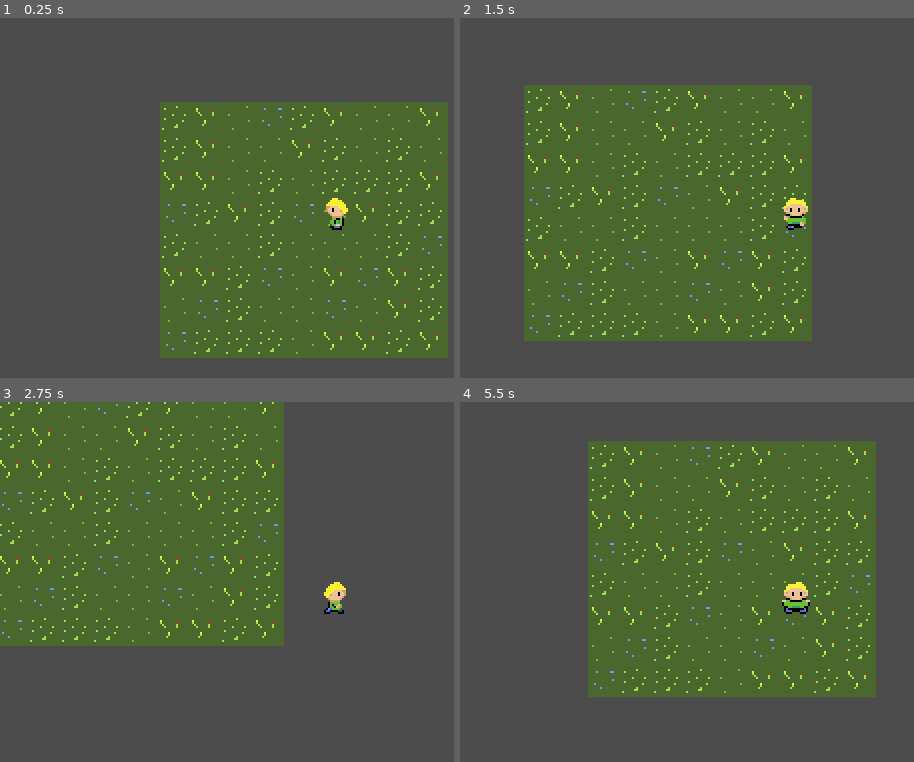
Above: before the commit, frames 1-4 (two rows, left to right).
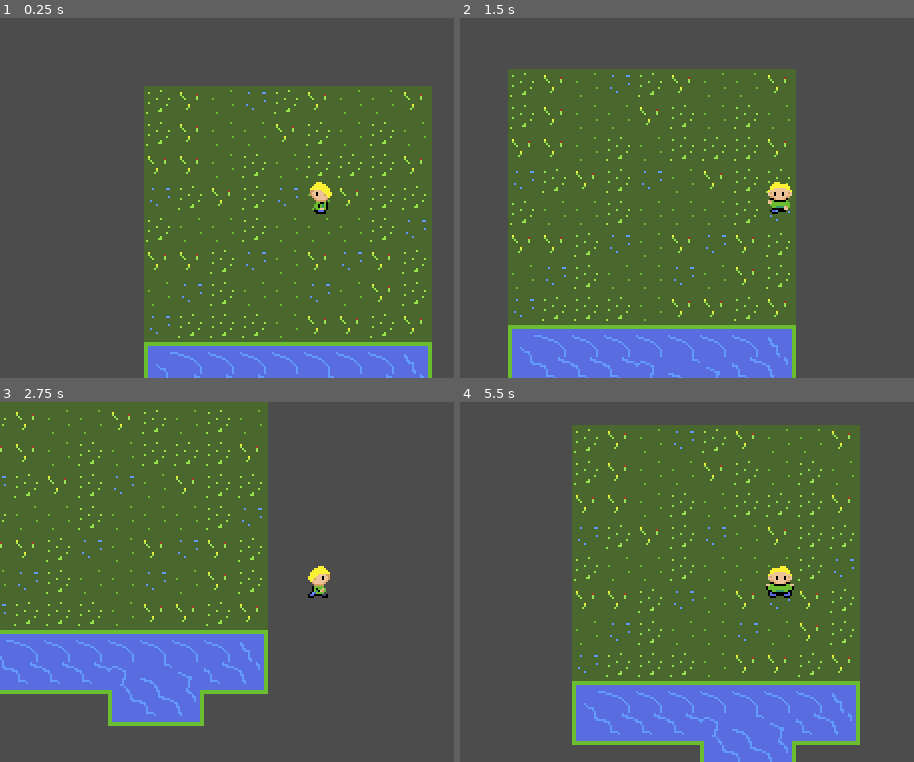
Above: after the commit, the same moments.

Repository: fkropfhamer/nomikop
Game: Godot game, scene res://Town.tscn
Two runs of this game, one before a commit and one after it. Both use one fixed random seed, a clock stepped at 60 frames per second and the inputs below.
Inputs:
- Up to frame 1 (0.25 s): no input
- Up to frame 2 (1.5 s): tap Enter at 0.5 s; hold Right (ui_right) 0.53-1.28 s; hold Down (ui_down) from 1.28 s (still down)
- Up to frame 3 (2.75 s): release Down (ui_down) at 2.03 s; hold Right (ui_right) from 2.03 s (still down)
- Up to frame 4 (5.5 s): release Right (ui_right) at 2.78 s; hold Up (ui_up) 2.78-3.53 s; hold Left (ui_left) 3.53-5.03 s; hold Down (ui_down) from 5.03 s (still down)

The runs differ from the first frame. In frame 1, 17% of the frame differs, in the area x 31-99%, y 18-100%; in frame 2, 20%; in frame 3, 18%; in frame 4, 23%, in the area x 24-92%, y 6-100%.

Commit message:
added water.

Diff:
--- a/Player.gd
+++ b/Player.gd
@@ -5,6 +5,7 @@
 
 onready var anim_tree = $AnimationTree
 onready var anim_state = anim_tree.get("parameters/playback")
+onready var ray = $RayCast2D
 
 var initial_position = Vector2(0,0)
 var input_direction = Vector2(0,0)
@@ -51,14 +52,19 @@
 
 
 func move(delta):
-	percent_moved_to_next_tile += walk_speed * delta
-	if percent_moved_to_next_tile >= 1.0:
-		position = initial_position + (TILE_SIZE * input_direction)
-		percent_moved_to_next_tile = 0.0
+	var desired_step: Vector2 = input_direction * TILE_SIZE / 2
+	ray.cast_to = desired_step
+	ray.force_raycast_update()
+	if !ray.is_colliding():
+		percent_moved_to_next_tile += walk_speed * delta
+		if percent_moved_to_next_tile >= 1.0:
+			position = initial_position + (TILE_SIZE * input_direction)
+			percent_moved_to_next_tile = 0.0
+			is_moving = false
+		else:
+			position = initial_position + (TILE_SIZE * input_direction * percent_moved_to_next_tile)
+	else:
 		is_moving = false
-	else:
-		position = initial_position + (TILE_SIZE * input_direction * percent_moved_to_next_tile)
-
 
 
 # Called every frame. 'delta' is the elapsed time since the previous frame.
--- a/Player.tscn
+++ b/Player.tscn
@@ -292,6 +292,7 @@
 shape = SubResource( 1 )
 
 [node name="Camera2D" type="Camera2D" parent="."]
+position = Vector2( 8, 8 )
 current = true
 
 [node name="AnimationPlayer" type="AnimationPlayer" parent="."]
@@ -311,3 +312,7 @@
 parameters/playback = SubResource( 24 )
 parameters/Idle/blend_position = Vector2( 0, 0 )
 parameters/Walk/blend_position = Vector2( 0, 0 )
+
+[node name="RayCast2D" type="RayCast2D" parent="."]
+position = Vector2( 8, 8 )
+cast_to = Vector2( 0, 8 )
--- a/Town.tscn
+++ b/Town.tscn
@@ -1,7 +1,44 @@
-[gd_scene load_steps=4 format=2]
+[gd_scene load_steps=17 format=2]
 
 [ext_resource path="res://Player.tscn" type="PackedScene" id=1]
 [ext_resource path="res://assets/tilesets/gras.png" type="Texture" id=2]
+[ext_resource path="res://assets/tilesets/water.png" type="Texture" id=3]
+
+[sub_resource type="ConvexPolygonShape2D" id=2]
+points = PoolVector2Array( 0, 0, 16, 0, 16, 16, 0, 16 )
+
+[sub_resource type="ConvexPolygonShape2D" id=3]
+points = PoolVector2Array( 0, 0, 16, 0, 16, 16, 0, 16 )
+
+[sub_resource type="ConvexPolygonShape2D" id=4]
+points = PoolVector2Array( 0, 0, 16, 0, 16, 16, 0, 16 )
+
+[sub_resource type="ConvexPolygonShape2D" id=5]
+points = PoolVector2Array( 0, 0, 16, 0, 16, 16, 0, 16 )
+
+[sub_resource type="ConvexPolygonShape2D" id=6]
+points = PoolVector2Array( 0, 0, 16, 0, 16, 16, 0, 16 )
+
+[sub_resource type="ConvexPolygonShape2D" id=7]
+points = PoolVector2Array( 0, 0, 16, 0, 16, 16, 0, 16 )
+
+[sub_resource type="ConvexPolygonShape2D" id=8]
+points = PoolVector2Array( 0, 0, 16, 0, 16, 16, 0, 16 )
+
+[sub_resource type="ConvexPolygonShape2D" id=9]
+points = PoolVector2Array( 0, 0, 16, 0, 16, 16, 0, 16 )
+
+[sub_resource type="ConvexPolygonShape2D" id=10]
+points = PoolVector2Array( 0, 0, 16, 0, 16, 16, 0, 16 )
+
+[sub_resource type="ConvexPolygonShape2D" id=11]
+points = PoolVector2Array( 0, 0, 16, 0, 16, 16, 0, 16 )
+
+[sub_resource type="ConvexPolygonShape2D" id=12]
+points = PoolVector2Array( 0, 0, 16, 0, 16, 16, 0, 16 )
+
+[sub_resource type="ConvexPolygonShape2D" id=13]
+points = PoolVector2Array( 0, 0, 16, 0, 16, 16, 0, 16 )
 
 [sub_resource type="TileSet" id=1]
 0/name = "GrassAtlas"
@@ -25,6 +62,102 @@
 0/shape_one_way_margin = 0.0
 0/shapes = [  ]
 0/z_index = 0
+1/name = "water.png 1"
+1/texture = ExtResource( 3 )
+1/tex_offset = Vector2( 0, 0 )
+1/modulate = Color( 1, 1, 1, 1 )
+1/region = Rect2( 0, 0, 48, 80 )
+1/tile_mode = 1
+1/autotile/bitmask_mode = 1
+1/autotile/bitmask_flags = [ Vector2( 0, 0 ), 432, Vector2( 0, 1 ), 438, Vector2( 0, 2 ), 54, Vector2( 0, 3 ), 255, Vector2( 0, 4 ), 507, Vector2( 1, 0 ), 504, Vector2( 1, 1 ), 511, Vector2( 1, 2 ), 63, Vector2( 1, 3 ), 447, Vector2( 1, 4 ), 510, Vector2( 2, 0 ), 216, Vector2( 2, 1 ), 219, Vector2( 2, 2 ), 27 ]
+1/autotile/icon_coordinate = Vector2( 0, 0 )
+1/autotile/tile_size = Vector2( 16, 16 )
+1/autotile/spacing = 0
+1/autotile/occluder_map = [  ]
+1/autotile/navpoly_map = [  ]
+1/autotile/priority_map = [  ]
+1/autotile/z_index_map = [  ]
+1/occluder_offset = Vector2( 0, 0 )
+1/navigation_offset = Vector2( 0, 0 )
+1/shape_offset = Vector2( 0, 0 )
+1/shape_transform = Transform2D( 1, 0, 0, 1, 0, 0 )
+1/shape = SubResource( 2 )
+1/shape_one_way = false
+1/shape_one_way_margin = 1.0
+1/shapes = [ {
+"autotile_coord": Vector2( 0, 0 ),
+"one_way": false,
+"one_way_margin": 1.0,
+"shape": SubResource( 2 ),
+"shape_transform": Transform2D( 1, 0, 0, 1, 0, 0 )
+}, {
+"autotile_coord": Vector2( 1, 0 ),
+"one_way": false,
+"one_way_margin": 1.0,
+"shape": SubResource( 3 ),
+"shape_transform": Transform2D( 1, 0, 0, 1, 0, 0 )
+}, {
+"autotile_coord": Vector2( 2, 0 ),
+"one_way": false,
+"one_way_margin": 1.0,
+"shape": SubResource( 4 ),
+"shape_transform": Transform2D( 1, 0, 0, 1, 0, 0 )
+}, {
+"autotile_coord": Vector2( 2, 1 ),
+"one_way": false,
+"one_way_margin": 1.0,
+"shape": SubResource( 5 ),
+"shape_transform": Transform2D( 1, 0, 0, 1, 0, 0 )
+}, {
+"autotile_coord": Vector2( 2, 2 ),
+"one_way": false,
+"one_way_margin": 1.0,
+"shape": SubResource( 6 ),
+"shape_transform": Transform2D( 1, 0, 0, 1, 0, 0 )
+}, {
+"autotile_coord": Vector2( 1, 2 ),
+"one_way": false,
+"one_way_margin": 1.0,
+"shape": SubResource( 7 ),
+"shape_transform": Transform2D( 1, 0, 0, 1, 0, 0 )
+}, {
+"autotile_coord": Vector2( 0, 2 ),
+"one_way": false,
+"one_way_margin": 1.0,
+"shape": SubResource( 8 ),
+"shape_transform": Transform2D( 1, 0, 0, 1, 0, 0 )
+}, {
+"autotile_coord": Vector2( 0, 1 ),
+"one_way": false,
+"one_way_margin": 1.0,
+"shape": SubResource( 9 ),
+"shape_transform": Transform2D( 1, 0, 0, 1, 0, 0 )
+}, {
+"autotile_coord": Vector2( 1, 3 ),
+"one_way": false,
+"one_way_margin": 1.0,
+"shape": SubResource( 10 ),
+"shape_transform": Transform2D( 1, 0, 0, 1, 0, 0 )
+}, {
+"autotile_coord": Vector2( 1, 4 ),
+"one_way": false,
+"one_way_margin": 1.0,
+"shape": SubResource( 11 ),
+"shape_transform": Transform2D( 1, 0, 0, 1, 0, 0 )
+}, {
+"autotile_coord": Vector2( 0, 4 ),
+"one_way": false,
+"one_way_margin": 1.0,
+"shape": SubResource( 12 ),
+"shape_transform": Transform2D( 1, 0, 0, 1, 0, 0 )
+}, {
+"autotile_coord": Vector2( 0, 3 ),
+"one_way": false,
+"one_way_margin": 1.0,
+"shape": SubResource( 13 ),
+"shape_transform": Transform2D( 1, 0, 0, 1, 0, 0 )
+} ]
+1/z_index = 0
 
 [node name="Town" type="Node2D"]
 
@@ -32,6 +165,6 @@
 tile_set = SubResource( 1 )
 cell_size = Vector2( 16, 16 )
 format = 1
-tile_data = PoolIntArray( -131077, 0, 0, -131076, 0, 65536,  …(1118 unchanged characters)… 0, 65536, 262146, 0, 0, 262147, 0, 65536 )
+tile_data = PoolIntArray( -131077, 0, 0, -131076, 0, 65536,  …(1118 unchanged characters)… 0, 65536, 262146, 0, 0, 262147, 0, 65536, 393211, 1, 0, 393212, 1, 1, 393213, 1, 1, 393214, 1, 1, 393215, 1, 1, 327680, 1, 1, 327681, 1, 1, 327682, 1, 1, 327683, 1, 2, 458747, 1, 131072, 458748, 1, 131073, 458749, 1, 131073, 458750, 1, 131073, 458751, 1, 196609, 393216, 1, 65537, 393217, 1, 196608, 393218, 1, 131073, 393219, 1, 131074, 524287, 1, 131072, 458752, 1, 131073, 458753, 1, 131074 )
 
 [node name="Player" parent="." instance=ExtResource( 1 )]
Binary file added: assets/tilesets/water.png
Not shown, added: assets/tilesets/water.png.import
